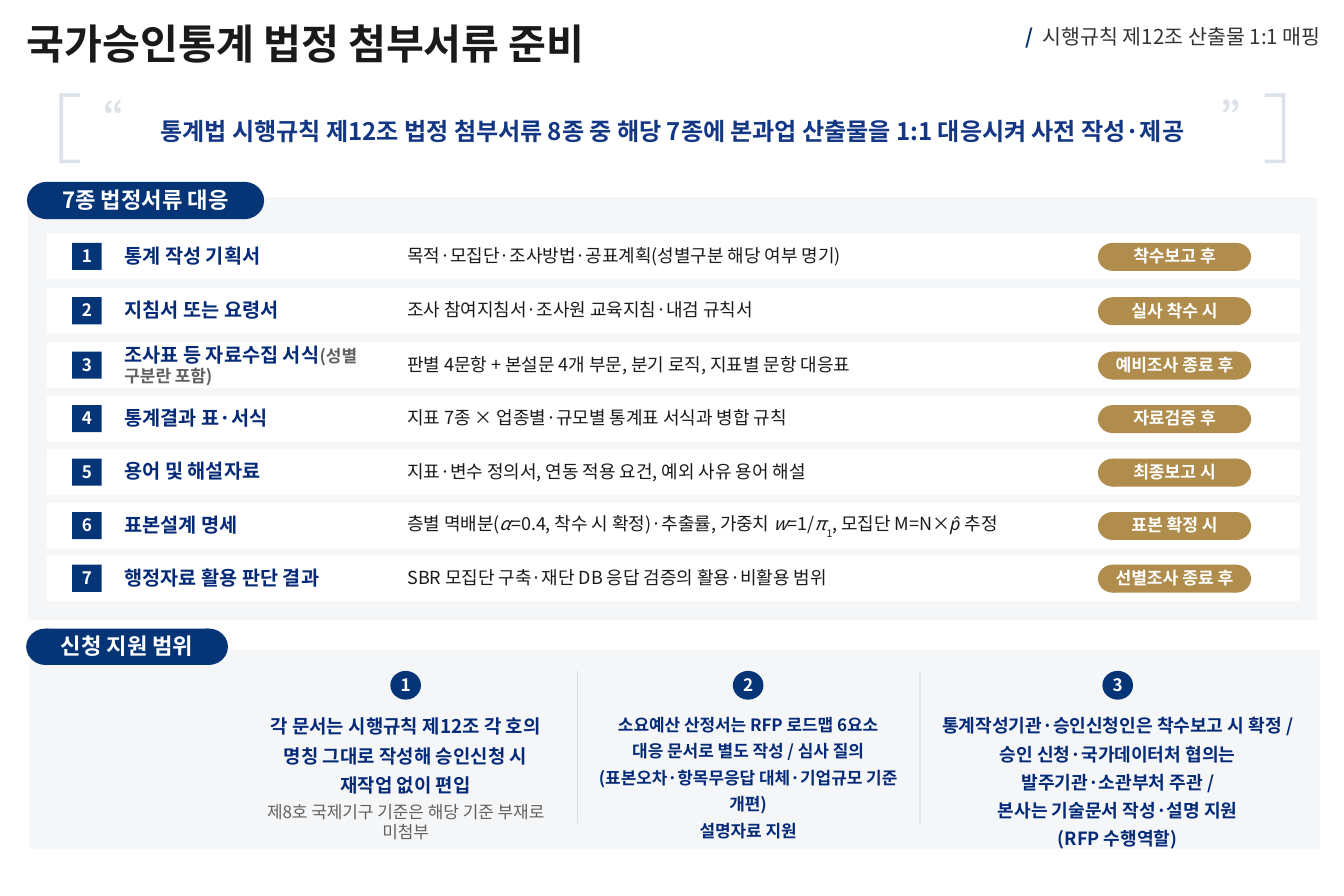
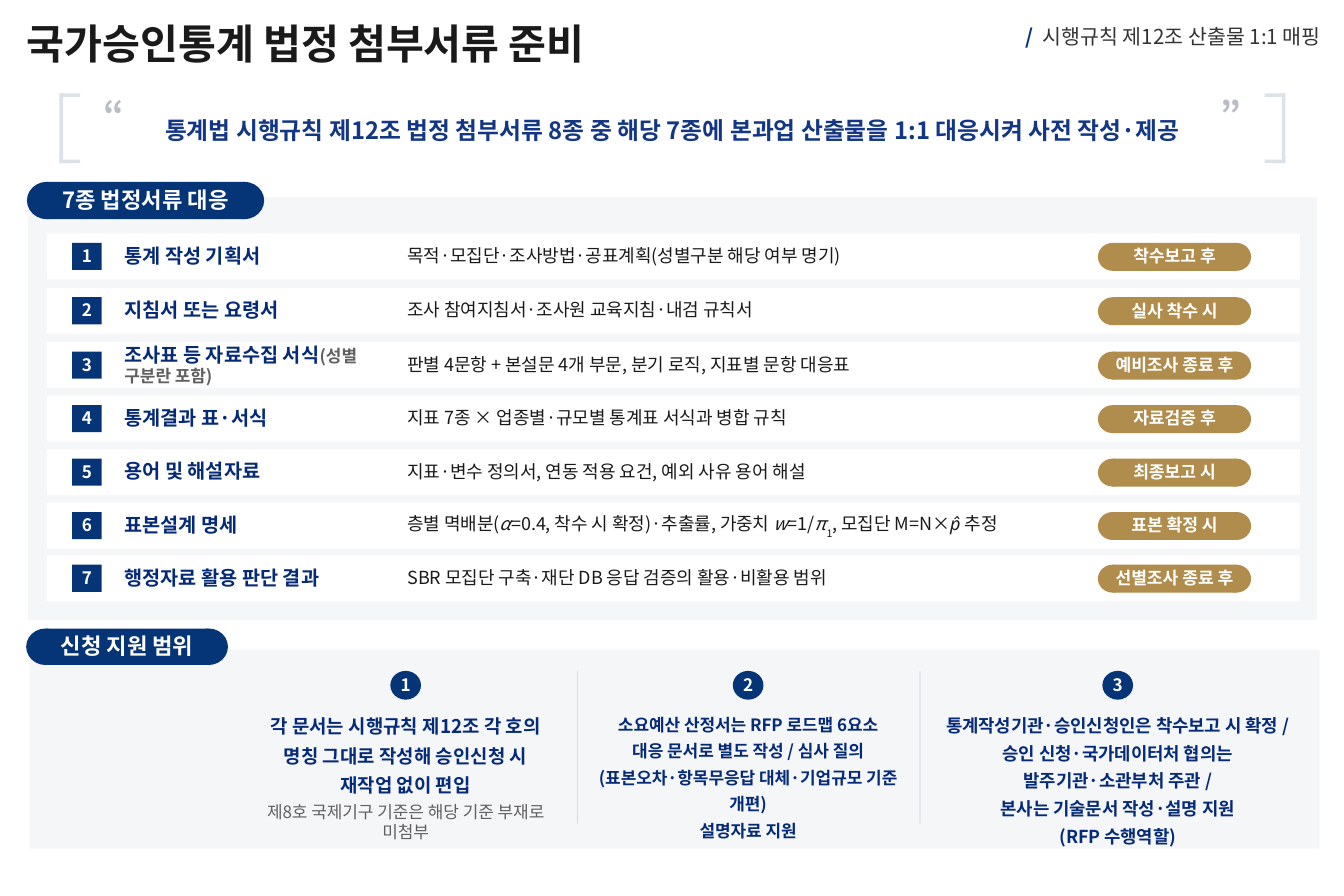
Before and after one commit to ykimyumi-ai/kstat-pm, a slide deck: slide 7 of deck/namp-2026/out/2026_납품대금연동제_실태조사_제안서_발췌11p.pptx. Drawn at 1344x896 pixels with LibreOffice and Linux fonts; fonts in the diff are those of the drawing. Boxes give left, top, right and bottom in pixels: in the first picture for what was removed or moved away, otherwise in the second. Text is boxed around its words. In the diff, an @@ line names an element or a change of style, - is before the commit and + after.

```diff
--- a/deck/namp-2026/out/2026_납품대금연동제_실태조사_제안서_발췌11p.pptx
+++ b/deck/namp-2026/out/2026_납품대금연동제_실태조사_제안서_발췌11p.pptx
@@ text "“" at bbox=[87, 95, 141, 137]: text colour #DDE1E8 to #B9BEC6 @@
@@ text "통계법 시행규칙 제12조 법정 첨부서류 ..." at bbox=[165, 119, 1180, 141]: size 14.2 to 14 pt @@
@@ text "”" at bbox=[1205, 95, 1258, 137]: text colour #DDE1E8 to #B9BEC6 @@
@@ text "통계작성기관·승인신청인은 착수보고 시 확정 /" at bbox=[946, 717, 1279, 817]: size 10.7 to 10.5 pt @@
```
Also in this commit, not shown: 10 other slides changed, 9 other files.
